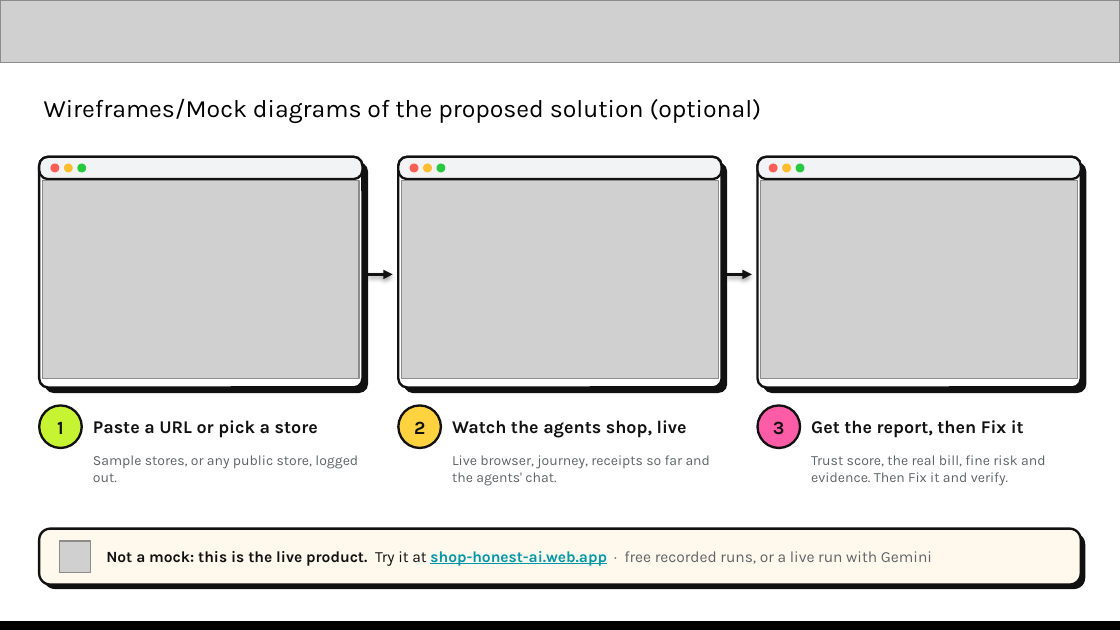
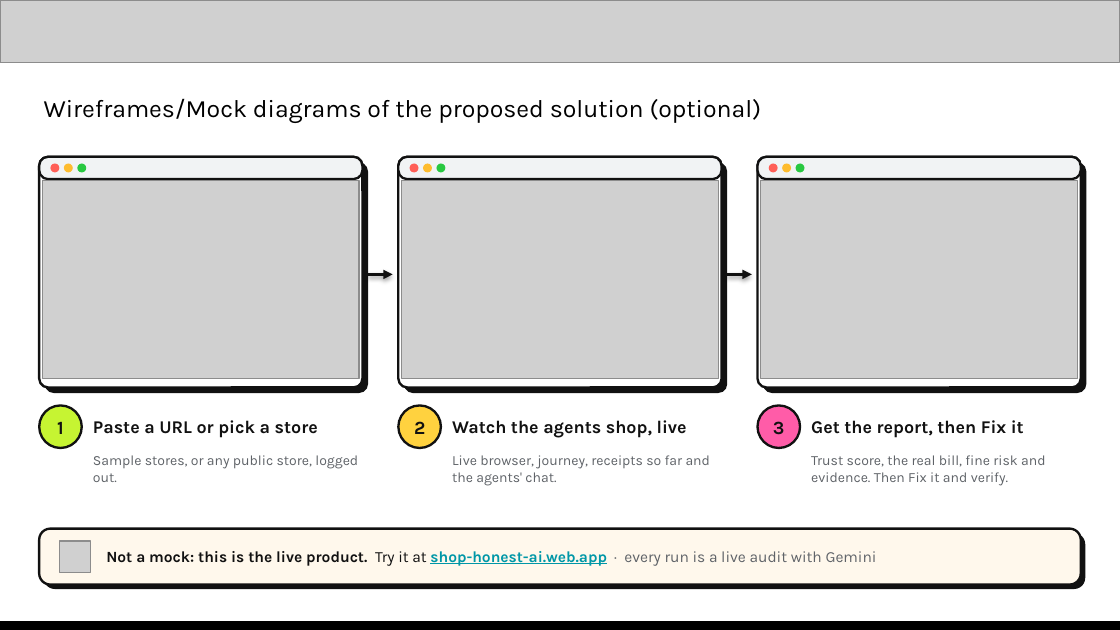
Before and after one commit to saubhagyaashish/shop-honest, a slide deck: slide 6 of Zero Context - Shop Honest - AI Builder Cup.pptx. Drawn at 1120x630 pixels with LibreOffice and Linux fonts; fonts in the diff are those of the drawing; grey boxes stand for pictures. Boxes give left, top, right and bottom in pixels: in the first picture for what was removed or moved away, otherwise in the second. Text is boxed around its words. In the diff, an @@ line names an element or a change of style, - is before the commit and + after.

```diff
--- a/Zero Context - Shop Honest - AI Builder Cup.pptx
+++ b/Zero Context - Shop Honest - AI Builder Cup.pptx
@@ text at (x1=106, y1=551, x2=877, y2=566): text changed; text colour #5F6368 to #111111 @@
-Not a mock: this is the live product. Try it at shop-honest-ai.web.app · free recorded runs, or a live run with Gemini
+Not a mock: this is the live product. Try it at shop-honest-ai.web.app · every run is a live audit with Gemini
```
Also in this commit, not shown: 5 other slides changed, 1 slide added, 1 other file.
